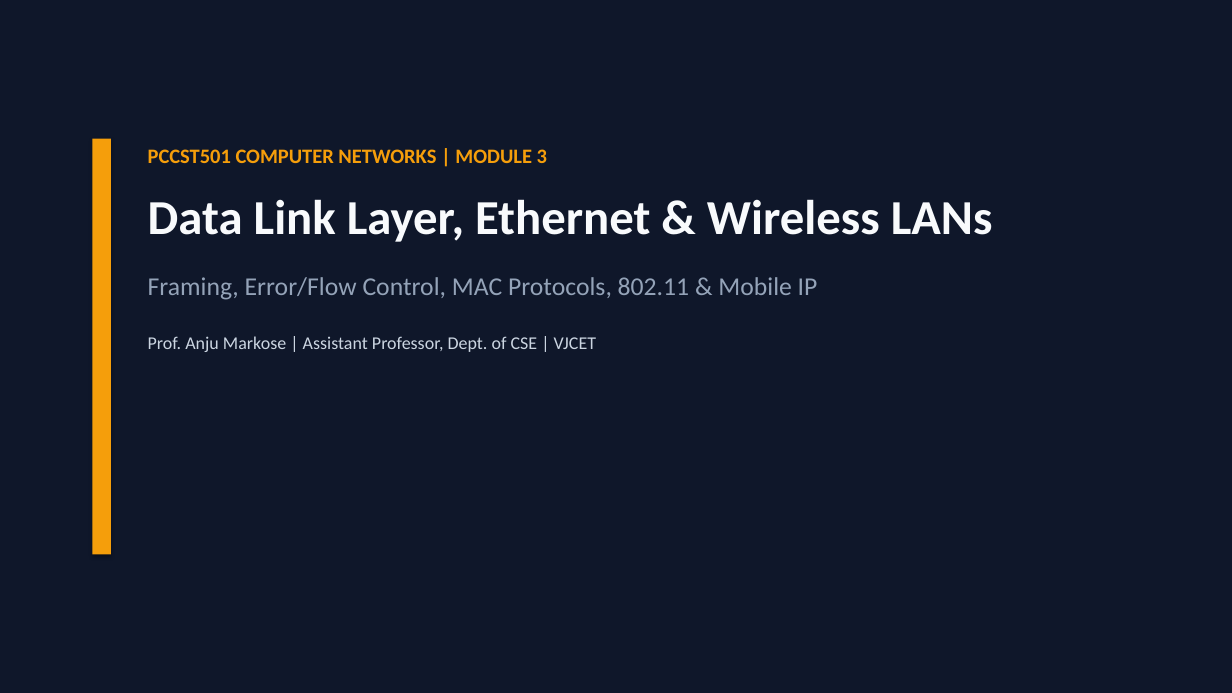
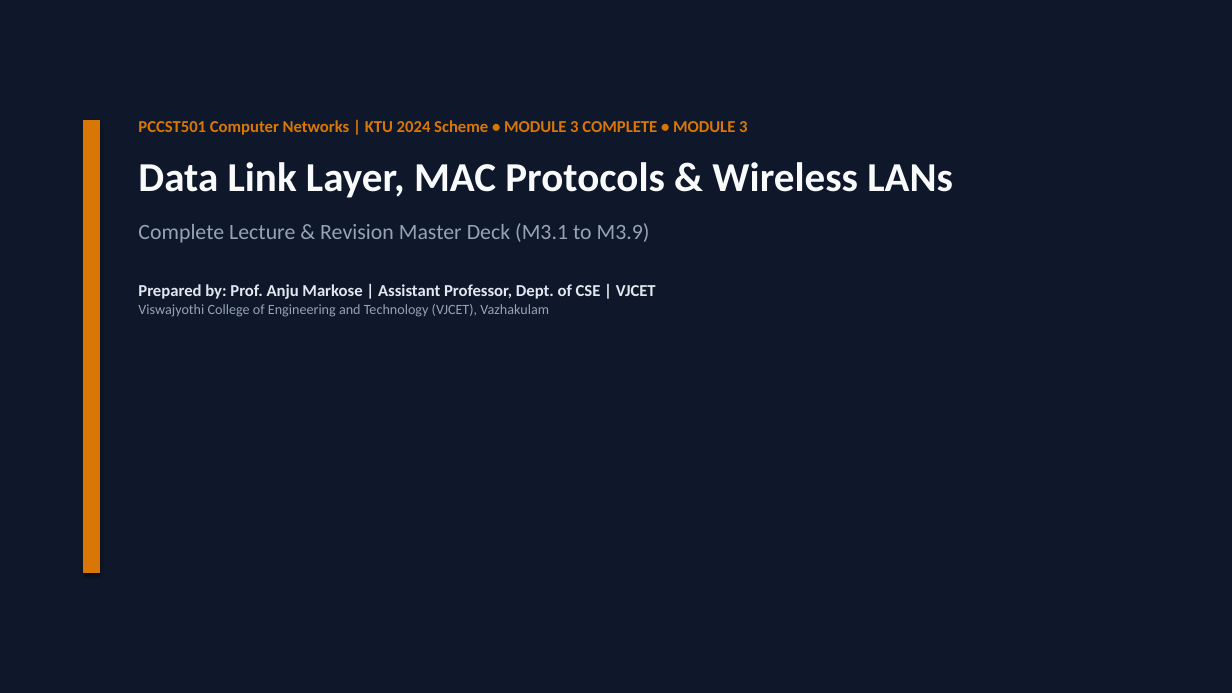
Before and after one commit to CSDVJCET/PCCST501-CN-2024, a slide deck: slide 76 of assets/ppts/PCCST501_Complete_Course_Deck.pptx (slide 19 before the commit). Drawn at 1232x693 pixels with LibreOffice and Linux fonts; fonts in the diff are those of the drawing. Boxes give left, top, right and bottom in pixels: in the first picture for what was removed or moved away, otherwise in the second. Text is boxed around its words. In the diff, an @@ line names an element or a change of style, - is before the commit and + after.

```diff
--- a/assets/ppts/PCCST501_Complete_Course_Deck.pptx
+++ b/assets/ppts/PCCST501_Complete_Course_Deck.pptx
@@ rectangle: place and size @@
-rectangle at <box>92,139,111,555</box>
+rectangle at <box>83,120,100,573</box>
@@ rectangle at <box>83,120,100,573</box>: fill #F59E0B to #D97706 @@
@@ text at <box>138,120,953,317</box>: text changed; size 20 to 13 pt; bold on @@
-PCCST501 COMPUTER NETWORKS | MODULE 3
-Data Link Layer, Ethernet & Wireless LANs
-Framing, Error/Flow Control, MAC Protocols, 802.11 & Mobile IP
-Prof. Anju Markose | Assistant Professor, Dept. of CSE | VJCET
+PCCST501 Computer Networks | KTU 2024 Scheme • MODULE 3 COMPLETE • MODULE 3
+Data Link Layer, MAC Protocols & Wireless LANs
+Complete Lecture & Revision Master Deck (M3.1 to M3.9)
+Prepared by: Prof. Anju Markose | Assistant Professor, Dept. of CSE | VJCET
+Viswajyothi College of Engineering and Technology (VJCET), Vazhakulam
```
Also in this commit, not shown: 3 other slides changed, 123 slides added, 27 slides removed, 54 other files.
